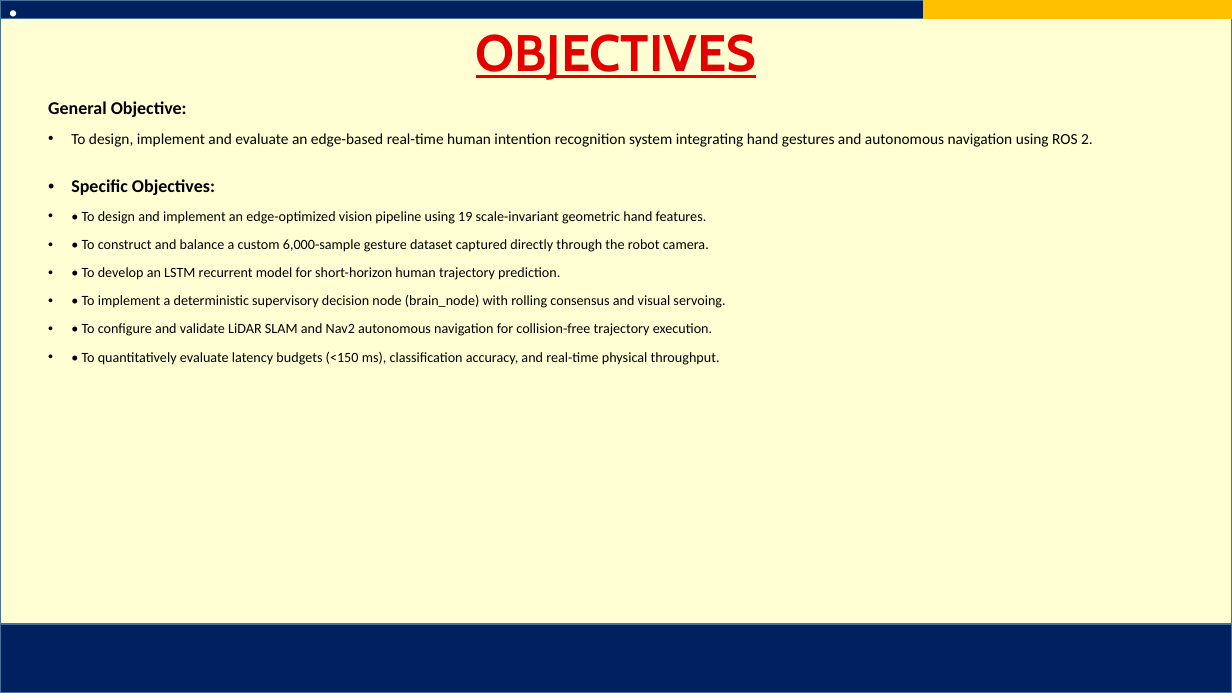
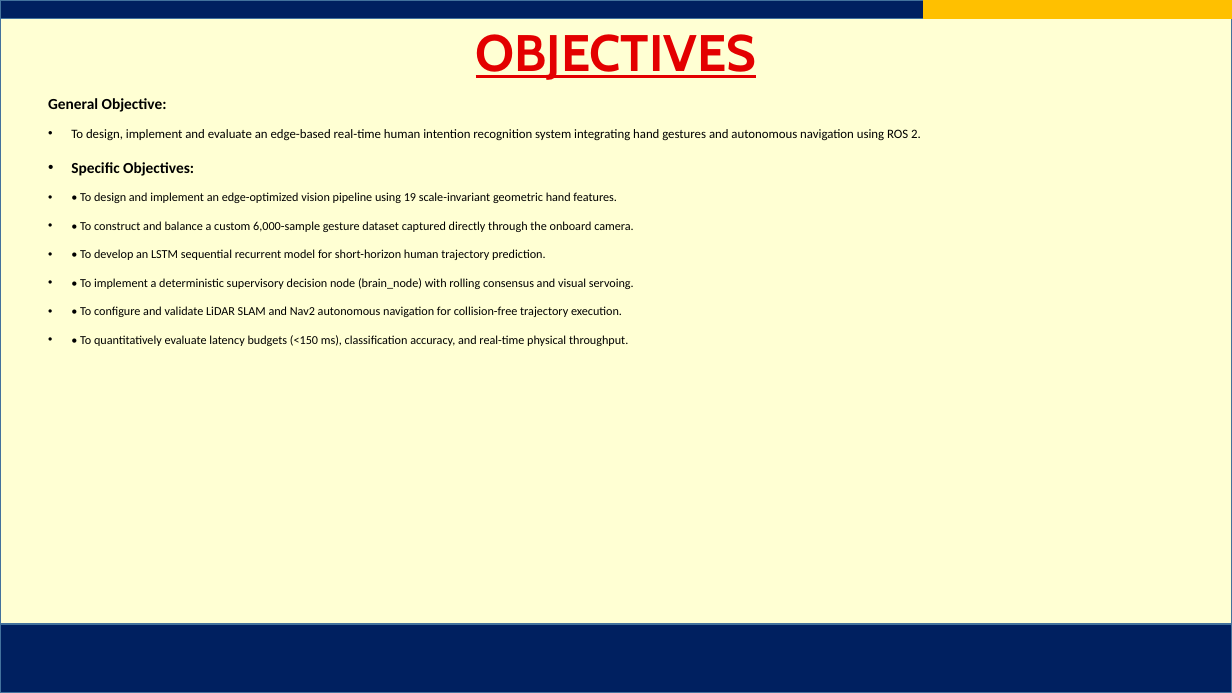
Before and after one commit to AJFACULTY/Intention-Recognition, a slide deck: slide 5 of write_up/Project Final Defense Slides_ENHANCED.pptx. Drawn at 1232x693 pixels with LibreOffice and Linux fonts; fonts in the diff are those of the drawing; background and template pictures are left out. Boxes give left, top, right and bottom in pixels: in the first picture for what was removed or moved away, otherwise in the second. Text is boxed around its words. In the diff, an @@ line names an element or a change of style, - is before the commit and + after.

Commit message:
fix(slides): eradicate text bleeding and replace static methodology with accepted 6-phase engineering framework diagram

```diff
--- a/write_up/Project Final Defense Slides_ENHANCED.pptx
+++ b/write_up/Project Final Defense Slides_ENHANCED.pptx
@@ text removed at box(0, 0, 40, 33) @@
-• .
@@ text at box(48, 98, 921, 346): size 14 to 12 pt in "General Objective:", "Specific Objectives:"; size 12 to 10 pt in "To design, implement and evaluate an edge-based ..."; size 11 to 9.5 pt in "• To design and implement an edge-optimized ...", "• To implement a deterministic supervisory decision ...", "• To configure and validate LiDAR SLAM ...", "• To quantitatively evaluate latency budgets (<150 ..."; more space between paragraphs @@
@@ text at box(80, 221, 633, 260): text changed; size 11 to 9.5 pt @@
-• • To construct and balance a custom 6,000-sample gesture dataset captured directly through the robot camera.
-• • To develop an LSTM recurrent model for short-horizon human trajectory prediction.
+• • To construct and balance a custom 6,000-sample gesture dataset captured directly through the onboard camera.
+• • To develop an LSTM sequential recurrent model for short-horizon human trajectory prediction.
```
Also in this commit, not shown: 14 other slides changed, 4 other files.
